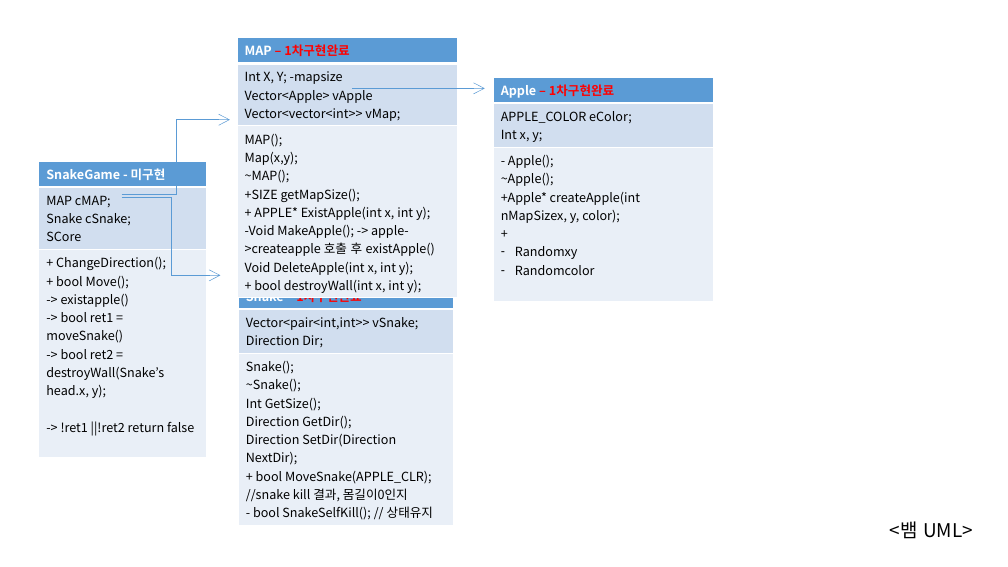
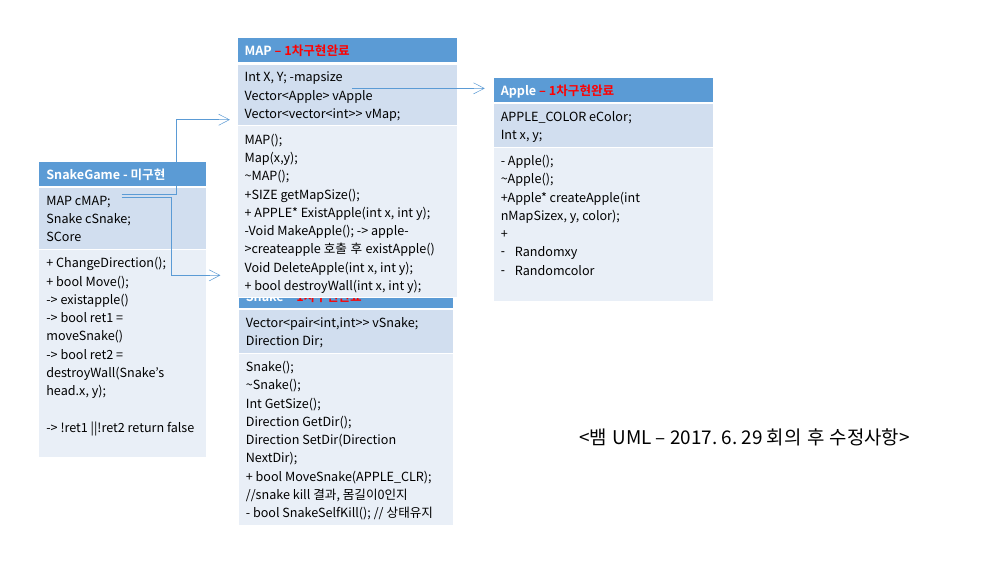
Before and after one commit to jihyun-s/SampleProject, a slide deck: slide 2 of 참고문서/뱀_UML_20170626.pptx. Drawn at 1008x567 pixels with LibreOffice and Linux fonts; fonts in the diff are those of the drawing. Boxes give left, top, right and bottom in pixels: in the first picture for what was removed or moved away, otherwise in the second. Text is boxed around its words. In the diff, an @@ line names an element or a change of style, - is before the commit and + after.

Commit message:
[Snake] MAP, Snake, Apple Class 2차 구현 완료 및 UML 파일 수정 (상세한 클래스 테스트 진행 안됨, 각 클래스마다 api 테스트 필요)

```diff
--- a/참고문서/뱀_UML_20170626.pptx
+++ b/참고문서/뱀_UML_20170626.pptx
@@ text at (579,428,910,446): text changed @@
-<뱀 UML>
+<뱀 UML – 2017. 6. 29 회의 후 수정사항>
```
Also in this commit, not shown: 1 slide added, 7 other files.
